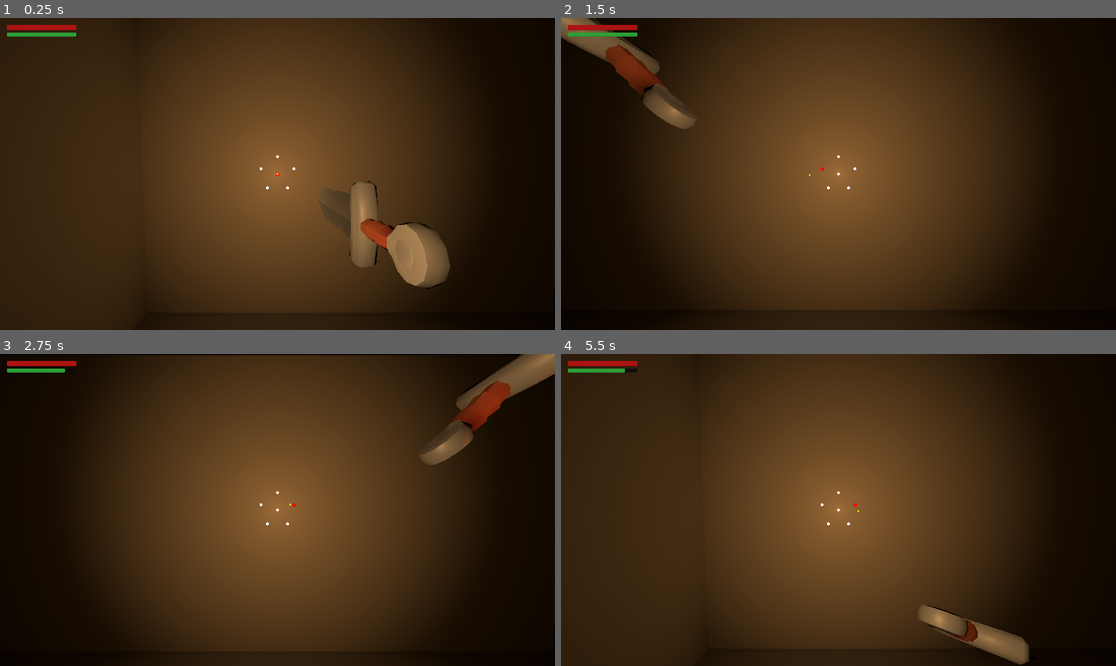
Above: before the commit, frames 1-4 (two rows, left to right).
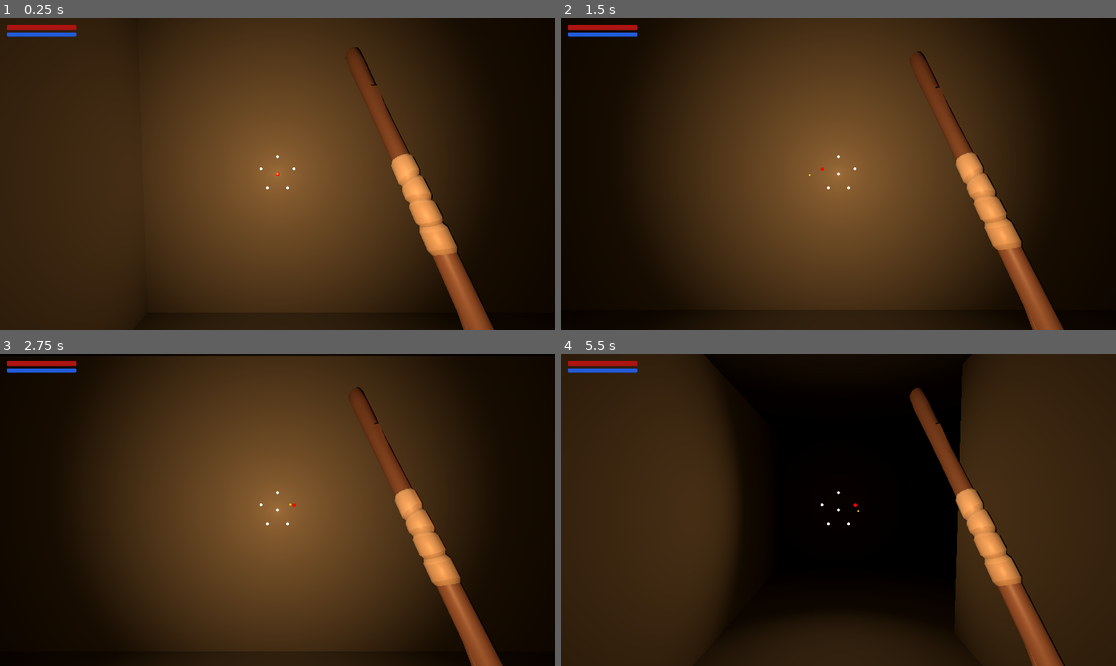
Above: after the commit, the same moments.

Repository: MendelDdS/pdc-godot
Game: Godot game, scene res://scenes/main.tscn
Two runs of this game, one before a commit and one after it. Both use one fixed random seed, a clock stepped at 60 frames per second and the inputs below.
Inputs (mouse positions are in pixels of both pictures, inside the frame that each line leads up to):
- Up to frame 1 (0.25 s): no input
- Up to frame 2 (1.5 s): move the mouse to (866, 174) at 0.52 s; hold D (Right strafe) 0.53-1.28 s; click (866, 174) at 0.6 s; tap Enter at 1.25 s; move the mouse to (810, 174) at 1.27 s; hold Down (Back) from 1.28 s (still down); tap Up (Foward) at 1.35 s
- Up to frame 3 (2.75 s): click (249, 510) at 1.55 s; move the mouse to (288, 503) at 2.02 s; release Down (Back) at 2.03 s; hold D (Right strafe) from 2.03 s (still down); click (288, 503) at 2.1 s
- Up to frame 4 (5.5 s): move the mouse to (832, 516) at 2.77 s; right-click (832, 516) at 2.85 s; click (832, 516) at 3.05 s; move the mouse to (877, 513) at 3.52 s; release D (Right strafe) at 3.53 s; hold A (Left strafe) 3.53-5.03 s; click (877, 513) at 3.6 s; move the mouse to (794, 506) at 4.27 s; tap Up (Foward) at 4.35 s; click (794, 506) at 4.55 s; move the mouse to (844, 510) at 5.02 s; hold Down (Back) from 5.03 s (still down); click (844, 510) at 5.1 s

The runs differ from the first frame. In frame 1, 6.5% of the frame differs, in the area x 1-90%, y 4-100%; in frame 2, 6.0%; in frame 3, 6.4%; in frame 4, 58%, in the area x 1-100%, y 0-100%.

Commit message:
fix(#0000): more combat adjusments

Diff:
--- /dev/null
+++ b/resources/classes/mage.tres
@@ -0,0 +1,14 @@
+[gd_resource type="Resource" script_class="ClassData" load_steps=3 format=3]
+
+[ext_resource type="Script" path="res://resources/scripts/class_data.gd" id="1_class"]
+[ext_resource type="PackedScene" path="res://scenes/actors/items/weapons/simple_staff.tscn" id="2_weapon"]
+
+[resource]
+script = ExtResource("1_class")
+display_name = "Mage"
+class_kind = "Mage"
+starting_weapon_scene = ExtResource("2_weapon")
+strength = 8
+dexterity = 10
+vigor = 9
+intelligence = 13
--- /dev/null
+++ b/resources/classes/warrior.tres
@@ -0,0 +1,14 @@
+[gd_resource type="Resource" script_class="ClassData" load_steps=3 format=3]
+
+[ext_resource type="Script" path="res://resources/scripts/class_data.gd" id="1_class"]
+[ext_resource type="PackedScene" path="res://scenes/actors/items/weapons/simple_sword.tscn" id="2_weapon"]
+
+[resource]
+script = ExtResource("1_class")
+display_name = "Warrior"
+class_kind = "Warrior"
+starting_weapon_scene = ExtResource("2_weapon")
+strength = 12
+dexterity = 10
+vigor = 12
+intelligence = 8
--- /dev/null
+++ b/resources/enemies/common_enemy.tres
@@ -0,0 +1,18 @@
+[gd_resource type="Resource" script_class="EnemyData" load_steps=2 format=3]
+
+[ext_resource type="Script" path="res://resources/scripts/enemy_data.gd" id="1_enemy"]
+
+[resource]
+script = ExtResource("1_enemy")
+enemy_name = "Common Enemy"
+max_health = 100
+attack_damage = 5
+attack_windup = 0.35
+attack_cooldown = 1.0
+stun_duration = 1.4
+vision_range_tiles = 4
+move_duration = 0.7
+predicted_sword_block_chance = 0.75
+unpredicted_sword_block_chance = 0.2
+magic_dodge_chance = 0.45
+critical_magic_dodge_chance = 0.2
--- /dev/null
+++ b/resources/scripts/class_data.gd
@@ -0,0 +1,10 @@
+extends Resource
+class_name ClassData
+
+@export var display_name: String = "Class"
+@export_enum("Warrior", "Mage") var class_kind: String = "Warrior"
+@export var starting_weapon_scene: PackedScene
+@export var strength: int = 10
+@export var dexterity: int = 10
+@export var vigor: int = 10
+@export var intelligence: int = 10
--- /dev/null
+++ b/resources/scripts/enemy_data.gd
@@ -0,0 +1,15 @@
+extends Resource
+class_name EnemyData
+
+@export var enemy_name: String = "Enemy"
+@export var max_health: int = 100
+@export var attack_damage: int = 5
+@export var attack_windup: float = 0.35
+@export var attack_cooldown: float = 1.0
+@export var stun_duration: float = 1.4
+@export var vision_range_tiles: int = 4
+@export var move_duration: float = 0.7
+@export_range(0.0, 1.0, 0.05) var predicted_sword_block_chance: float = 0.75
+@export_range(0.0, 1.0, 0.05) var unpredicted_sword_block_chance: float = 0.2
+@export_range(0.0, 1.0, 0.05) var magic_dodge_chance: float = 0.45
+@export_range(0.0, 1.0, 0.05) var critical_magic_dodge_chance: float = 0.2
--- /dev/null
+++ b/resources/scripts/spell_data.gd
@@ -0,0 +1,14 @@
+extends Resource
+class_name SpellData
+
+@export var spell_name: String = "Spell"
+@export var pattern: Array[int] = []
+@export var mana_cost: float = 20.0
+@export var damage_range: Vector2i = Vector2i(2, 5)
+@export var critical_damage_range: Vector2i = Vector2i(6, 10)
+@export var spell_range: float = 18.0
+@export var critical_max_time: float = 0.3
+
+func roll_damage(critical: bool = false) -> int:
+	var damage := critical_damage_range if critical else damage_range
+	return randi_range(damage.x, damage.y)
--- /dev/null
+++ b/resources/scripts/weapon_data.gd
@@ -0,0 +1,15 @@
+extends Resource
+class_name WeaponData
+
+@export var weapon_name: String = "Weapon"
+@export_enum("Sword", "Staff") var weapon_kind: String = "Sword"
+@export var attack_damage_range: Vector2i = Vector2i(2, 5)
+@export var critical_attack_damage_range: Vector2i = Vector2i(6, 10)
+@export var magic_range: float = 18.0
+@export var texture_path: String = ""
+
+func roll_attack_damage() -> int:
+	return randi_range(attack_damage_range.x, attack_damage_range.y)
+
+func roll_critical_attack_damage() -> int:
+	return randi_range(critical_attack_damage_range.x, critical_attack_damage_range.y)
--- /dev/null
+++ b/resources/spells/arcane_bolt.tres
@@ -0,0 +1,13 @@
+[gd_resource type="Resource" script_class="SpellData" load_steps=2 format=3]
+
+[ext_resource type="Script" path="res://resources/scripts/spell_data.gd" id="1_spell"]
+
+[resource]
+script = ExtResource("1_spell")
+spell_name = "Arcane Bolt"
+pattern = Array[int]([1, 2, 3])
+mana_cost = 22.0
+damage_range = Vector2i(4, 8)
+critical_damage_range = Vector2i(10, 15)
+spell_range = 22.0
+critical_max_time = 0.28
--- /dev/null
+++ b/resources/spells/spark.tres
@@ -0,0 +1,13 @@
+[gd_resource type="Resource" script_class="SpellData" load_steps=2 format=3]
+
+[ext_resource type="Script" path="res://resources/scripts/spell_data.gd" id="1_spell"]
+
+[resource]
+script = ExtResource("1_spell")
+spell_name = "Spark"
+pattern = Array[int]([5, 1, 2])
+mana_cost = 18.0
+damage_range = Vector2i(3, 6)
+critical_damage_range = Vector2i(8, 12)
+spell_range = 18.0
+critical_max_time = 0.3
--- /dev/null
+++ b/resources/spells/stone_hook.tres
@@ -0,0 +1,13 @@
+[gd_resource type="Resource" script_class="SpellData" load_steps=2 format=3]
+
+[ext_resource type="Script" path="res://resources/scripts/spell_data.gd" id="1_spell"]
+
+[resource]
+script = ExtResource("1_spell")
+spell_name = "Stone Hook"
+pattern = Array[int]([4, 0, 3])
+mana_cost = 26.0
+damage_range = Vector2i(6, 9)
+critical_damage_range = Vector2i(13, 18)
+spell_range = 16.0
+critical_max_time = 0.32
--- /dev/null
+++ b/resources/weapons/quality_staff.tres
@@ -0,0 +1,12 @@
+[gd_resource type="Resource" script_class="WeaponData" load_steps=2 format=3]
+
+[ext_resource type="Script" path="res://resources/scripts/weapon_data.gd" id="1_weapon"]
+
+[resource]
+script = ExtResource("1_weapon")
+weapon_name = "Quality Staff"
+weapon_kind = "Staff"
+attack_damage_range = Vector2i(4, 7)
+critical_attack_damage_range = Vector2i(10, 15)
+magic_range = 24.0
+texture_path = ""
--- /dev/null
+++ b/resources/weapons/quality_sword.tres
@@ -0,0 +1,11 @@
+[gd_resource type="Resource" script_class="WeaponData" load_steps=2 format=3]
+
+[ext_resource type="Script" path="res://resources/scripts/weapon_data.gd" id="1_weapon"]
+
+[resource]
+script = ExtResource("1_weapon")
+weapon_name = "Quality Sword"
+weapon_kind = "Sword"
+attack_damage_range = Vector2i(4, 7)
+critical_attack_damage_range = Vector2i(10, 15)
+texture_path = ""
--- /dev/null
+++ b/resources/weapons/simple_staff.tres
@@ -0,0 +1,12 @@
+[gd_resource type="Resource" script_class="WeaponData" load_steps=2 format=3]
+
+[ext_resource type="Script" path="res://resources/scripts/weapon_data.gd" id="1_weapon"]
+
+[resource]
+script = ExtResource("1_weapon")
+weapon_name = "Simple Staff"
+weapon_kind = "Staff"
+attack_damage_range = Vector2i(2, 5)
+critical_attack_damage_range = Vector2i(6, 10)
+magic_range = 18.0
+texture_path = ""
--- /dev/null
+++ b/resources/weapons/simple_sword.tres
@@ -0,0 +1,11 @@
+[gd_resource type="Resource" script_class="WeaponData" load_steps=2 format=3]
+
+[ext_resource type="Script" path="res://resources/scripts/weapon_data.gd" id="1_weapon"]
+
+[resource]
+script = ExtResource("1_weapon")
+weapon_name = "Simple Sword"
+weapon_kind = "Sword"
+attack_damage_range = Vector2i(2, 5)
+critical_attack_damage_range = Vector2i(6, 10)
+texture_path = "res://assets/weapons/knight_texture.png"
--- a/scenes/actors/enemies/enemy.gd
+++ b/scenes/actors/enemies/enemy.gd
@@ -3,6 +3,7 @@
 
 enum State { IDLE, CHASE, ATTACK, STUNNED, DEAD }
 
+@export var enemy_data: EnemyData
 @export var attack_damage: int = 5
 @export var attack_windup: float = 0.35
 @export var attack_cooldown: float = 1.0
@@ -45,6 +46,7 @@
 var predicted_sword_guards: Array[int] = []
 
 func _ready() -> void:
+	_apply_enemy_data()
 	add_to_group("enemies")
 	health_component.entity_died.connect(_enemy_died)
 	health_component.damage_taken.connect(_on_damage_taken)
@@ -55,6 +57,23 @@
 	base_global_position = global_position
 	base_body_position = body.position
 	base_body_rotation_degrees = body.rotation_degrees
+
+func _apply_enemy_data() -> void:
+	if enemy_data == null:
+		return
+
+	attack_damage = enemy_data.attack_damage
+	attack_windup = enemy_data.attack_windup
+	attack_cooldown = enemy_data.attack_cooldown
+	stun_duration = enemy_data.stun_duration
+	vision_range_tiles = enemy_data.vision_range_tiles
+	move_duration = enemy_data.move_duration
+	predicted_sword_block_chance = enemy_data.predicted_sword_block_chance
+	unpredicted_sword_block_chance = enemy_data.unpredicted_sword_block_chance
+	magic_dodge_chance = enemy_data.magic_dodge_chance
+	critical_magic_dodge_chance = enemy_data.critical_magic_dodge_chance
+	if health_component != null:
+		health_component.max_health = enemy_data.max_health
 
 func _physics_process(delta: float) -> void:
 	if state == State.DEAD:
@@ -319,7 +338,7 @@
 	label.global_position = start_pos
 	label.scale = Vector3.ONE * (1.25 if critical else 1.0)
 
-	var tween := create_tween()
+	var tween := label.create_tween()
 	tween.set_trans(Tween.TRANS_QUAD).set_ease(Tween.EASE_OUT)
 	tween.tween_property(label, "global_position", start_pos + Vector3(0.0, 1.05 if critical else 0.82, 0.0), 0.56)
 	tween.parallel().tween_property(label, "scale", Vector3.ONE * 0.9, 0.56)
@@ -403,7 +422,7 @@
 	var origin := label.global_position
 	label.scale = Vector3.ONE * 1.08
 
-	var tween := create_tween()
+	var tween := label.create_tween()
 	tween.set_trans(Tween.TRANS_LINEAR).set_ease(Tween.EASE_IN_OUT)
 	for i in 20:
 		var offset := Vector3(0.0, randf_range(-0.08, 0.08), randf_range(-0.1, 0.1))
@@ -438,7 +457,7 @@
 	var peak := origin + lateral * 0.32 + Vector3(0.0, 0.62, 0.0)
 	var end := origin + lateral * 1.05 + Vector3(0.0, -0.22, 0.0)
 
-	var tween := create_tween()
+	var tween := label.create_tween()
 	tween.set_trans(Tween.TRANS_QUAD).set_ease(Tween.EASE_OUT)
 	tween.tween_method(func(progress: float) -> void:
 		label.global_position = _quadratic_bezier(origin, peak, end, progress)
@@ -453,7 +472,7 @@
 	_face_label_to_camera(label)
 	label.position += Vector3(0.0, 0.12, 0.0)
 
-	var tween := create_tween()
+	var tween := label.create_tween()
 	tween.set_trans(Tween.TRANS_SINE).set_ease(Tween.EASE_IN_OUT)
 	for i in 3:
 		tween.tween_property(label, "rotation:z", deg_to_rad(25.0), 0.09)
--- a/scenes/actors/enemies/enemy.tscn
+++ b/scenes/actors/enemies/enemy.tscn
@@ -2,6 +2,7 @@
 
 [ext_resource type="PackedScene" uid="uid://b3yxp8nmtcyi" path="res://scenes/components/health_component.tscn" id="1_g3nra"]
 [ext_resource type="Script" uid="uid://cj1haeprxtrx2" path="res://scenes/actors/enemies/enemy.gd" id="1_tiqlc"]
+[ext_resource type="Resource" path="res://resources/enemies/common_enemy.tres" id="3_enemy_data"]
 
 [sub_resource type="CapsuleMesh" id="CapsuleMesh_gejs6"]
 
@@ -17,6 +18,7 @@
 [node name="Enemy" type="CharacterBody3D" unique_id=996212000]
 collision_layer = 2
 script = ExtResource("1_tiqlc")
+enemy_data = ExtResource("3_enemy_data")
 
 [node name="HealthComponent" parent="." unique_id=1503925823 instance=ExtResource("1_g3nra")]
 max_health = 25
--- a/scenes/actors/items/weapons/quality_staff.tscn
+++ b/scenes/actors/items/weapons/quality_staff.tscn
@@ -2,9 +2,11 @@
 
 [ext_resource type="PackedScene" uid="uid://bjruuv55yataa" path="res://assets/weapons/quality_staff.gltf" id="1_lslqd"]
 [ext_resource type="Script" uid="uid://csb17m6npbl6g" path="res://scenes/actors/items/weapons/sword_params.gd" id="2_staff_params"]
+[ext_resource type="Resource" path="res://resources/weapons/quality_staff.tres" id="3_weapon_data"]
 
 [node name="quality_staff" unique_id=1304813432 instance=ExtResource("1_lslqd")]
 script = ExtResource("2_staff_params")
+weapon_data = ExtResource("3_weapon_data")
 weapon_name = "Quality Staff"
 weapon_kind = "Staff"
 attack_damage_range = Vector2i(4, 7)
--- a/scenes/actors/items/weapons/quality_sword.tscn
+++ b/scenes/actors/items/weapons/quality_sword.tscn
@@ -2,9 +2,11 @@
 
 [ext_resource type="Script" uid="uid://csb17m6npbl6g" path="res://scenes/actors/items/weapons/sword_params.gd" id="1_8u7mh"]
 [ext_resource type="PackedScene" uid="uid://d2jo3vq11lffm" path="res://assets/weapons/sword_2handed_color.gltf" id="1_yfooe"]
+[ext_resource type="Resource" path="res://resources/weapons/quality_sword.tres" id="3_weapon_data"]
 
 [node name="QualitySword" type="Node3D" unique_id=1550525600]
 script = ExtResource("1_8u7mh")
+weapon_data = ExtResource("3_weapon_data")
 weapon_name = "Quality Sword"
 weapon_kind = "Sword"
 attack_damage_range = Vector2i(4, 7)
--- a/scenes/actors/items/weapons/simple_staff.tscn
+++ b/scenes/actors/items/weapons/simple_staff.tscn
@@ -2,9 +2,11 @@
 
 [ext_resource type="PackedScene" uid="uid://366uxy1d68o3" path="res://assets/weapons/simple_staff.gltf" id="1_rlbs4"]
 [ext_resource type="Script" uid="uid://csb17m6npbl6g" path="res://scenes/actors/items/weapons/sword_params.gd" id="2_staff_params"]
+[ext_resource type="Resource" path="res://resources/weapons/simple_staff.tres" id="3_weapon_data"]
 
 [node name="SimpleStaff" unique_id=1746945806 instance=ExtResource("1_rlbs4")]
 script = ExtResource("2_staff_params")
+weapon_data = ExtResource("3_weapon_data")
 weapon_name = "Simple Staff"
 weapon_kind = "Staff"
 attack_damage_range = Vector2i(2, 5)
--- a/scenes/actors/items/weapons/simple_sword.tscn
+++ b/scenes/actors/items/weapons/simple_sword.tscn
@@ -2,9 +2,11 @@
 
 [ext_resource type="PackedScene" uid="uid://cf14h0qiv07kv" path="res://assets/weapons/sword_1handed.gltf" id="1_7i6l3"]
 [ext_resource type="Script" uid="uid://csb17m6npbl6g" path="res://scenes/actors/items/weapons/sword_params.gd" id="2_6n2of"]
+[ext_resource type="Resource" path="res://resources/weapons/simple_sword.tres" id="3_weapon_data"]
 
 [node name="SimpleSword" type="Node3D" unique_id=1100445161]
 script = ExtResource("2_6n2of")
+weapon_data = ExtResource("3_weapon_data")
 weapon_name = "Simple Sword"
 weapon_kind = "Sword"
 attack_damage_range = Vector2i(2, 5)
--- a/scenes/actors/items/weapons/sword_params.gd
+++ b/scenes/actors/items/weapons/sword_params.gd
@@ -1,6 +1,7 @@
 extends Node3D
 class_name Weapon
 
+@export var weapon_data: WeaponData
 @export var weapon_name: String = "Simple Sword"
 @export_enum("Sword", "Staff") var weapon_kind: String = "Sword"
 @export var attack_damage_range: Vector2i = Vector2i(2, 5)
@@ -16,6 +17,7 @@
 var pickup_time: float = 0.0
 
 func _ready() -> void:
+	_apply_weapon_data()
 	set_pickup_enabled(is_pickup)
 	var mesh_instance := _find_first_mesh_instance(self)
 	if mesh_instance == null:
@@ -57,22 +59,41 @@
 	return load(scene_file_path) as PackedScene
 
 func roll_attack_damage() -> int:
+	if weapon_data != null:
+		return weapon_data.roll_attack_damage()
 	return randi_range(attack_damage_range.x, attack_damage_range.y)
 
 func roll_critical_attack_damage() -> int:
+	if weapon_data != null:
+		return weapon_data.roll_critical_attack_damage()
 	return randi_range(critical_attack_damage_range.x, critical_attack_damage_range.y)
 
 func get_magic_range() -> float:
+	if weapon_data != null:
+		return weapon_data.magic_range
 	return magic_range
 
 func get_weapon_kind() -> String:
+	if weapon_data != null:
+		return weapon_data.weapon_kind
 	return weapon_kind
 
 func is_sword() -> bool:
-	return weapon_kind == "Sword"
+	return get_weapon_kind() == "Sword"
 
 func is_staff() -> bool:
-	return weapon_kind == "Staff"
+	return get_weapon_kind() == "Staff"
+
+func _apply_weapon_data() -> void:
+	if weapon_data == null:
+		return
+
+	weapon_name = weapon_data.weapon_name
+	weapon_kind = weapon_data.weapon_kind
+	attack_damage_range = weapon_data.attack_damage_range
+	critical_attack_damage_range = weapon_data.critical_attack_damage_range
+	magic_range = weapon_data.magic_range
+	texture_path = weapon_data.texture_path
 
 func _find_first_mesh_instance(node: Node) -> MeshInstance3D:
 	if node is MeshInstance3D:
--- a/scenes/actors/player/player.gd
+++ b/scenes/actors/player/player.gd
@@ -6,11 +6,18 @@
 enum PlayerClass { WARRIOR, MAGE }
 
 const BASE_STAT_VALUE: int = 10
+const DEFAULT_MAGE_SPELLS: Array[SpellData] = [
+	preload("res://resources/spells/spark.tres"),
+	preload("res://resources/spells/arcane_bolt.tres"),
+	preload("res://resources/spells/stone_hook.tres")
+]
 
 @export_group("Setup")
+@export var class_data: ClassData
 @export var player_class: PlayerClass = PlayerClass.MAGE
 @export var warrior_starting_weapon_scene: PackedScene
 @export var mage_starting_weapon_scene: PackedScene
+@export var mage_spells: Array[SpellData] = []
 
 @export_group("Progression")
 @export var level: int = 1
@@ -91,6 +98,8 @@
 var active_attack_is_critical: bool = false
 var active_attack_context: Dictionary = {}
 var queued_magic_is_critical: bool = false
+var queued_magic_spell: SpellData = null
+var active_magic_spell: SpellData = null
 var can_attack: bool = true
 var stamina: float = 100.0
 var mana: float = 100.0
@@ -114,6 +123,7 @@
 	health_component.damage_taken.connect(_on_take_damage)
 
 	combat_ui.direction_changed.connect(_on_combat_direction_changed)
+	_apply_class_data()
 	_recalculate_stats()
 	stamina = max_stamina
 	mana = max_mana
@@ -157,14 +167,12 @@
 
 	if _is_using_staff():
 		if Input.is_action_just_pressed("Item Action") and _can_start_attack_input() and not is_defending:
-			if _has_mana_for_spell():
-				active_weapon_combat.start_draw(combat_ui.current_direction)
-			else:
-				_flash_mana_denied()
+			active_weapon_combat.start_draw(combat_ui.current_direction)
 		elif Input.is_action_just_released("Item Action") and active_weapon_combat.is_drawing():
 			var cast_result: Dictionary = active_weapon_combat.finish_draw()
-			if cast_result["valid"] and _consume_mana(spell_mana_cost):
+			if cast_result["valid"] and _consume_mana(float(cast_result["mana_cost"])):
 				queued_magic_is_critical = cast_result["critical"]
+				queued_magic_spell = cast_result["spell"]
 				perform_attack()
 			elif cast_result["valid"]:
 				_flash_mana_denied()
@@ -288,6 +296,21 @@
 	_update_resources_ui()
 	return true
 
+func _apply_class_data() -> void:
+	if class_data == null:
+		return
+
+	player_class = PlayerClass.MAGE if class_data.class_kind == "Mage" else PlayerClass.WARRIOR
+	strength = class_data.strength
+	dexterity = class_data.dexterity
+	vigor = class_data.vigor
+	intelligence = class_data.intelligence
+	if class_data.starting_weapon_scene != null:
+		if player_class == PlayerClass.MAGE:
+			mage_starting_weapon_scene = class_data.starting_weapon_scene
+		else:
+			warrior_starting_weapon_scene = class_data.starting_weapon_scene
+
 func apply_level_up(
 	strength_gain: int = 0,
 	dexterity_gain: int = 0,
@@ -354,7 +377,9 @@
 	is_attacking = true
 	can_attack = false
 	active_attack_is_critical = _consume_critical_attack_window() or _consume_weapon_combo_critical() or (queued_magic_is_critical if _is_using_staff() else false)
+	active_magic_spell = queued_magic_spell if _is_using_staff() else null
 	queued_magic_is_critical = false
+	queued_magic_spell = null
 	melee_ray.enabled = true
 
 	var attack_data: Dictionary = active_weapon_combat.build_attack_data(active_attack_is_critical)
@@ -408,6 +433,7 @@
 	is_attacking = false
 	melee_ray.enabled = false
 	active_attack_is_critical = false
+	active_magic_spell = null
 	active_attack_context.clear()
 	if active_weapon_combat != null:
 		active_weapon_combat.on_attack_finished(next_stance)
@@ -494,6 +520,9 @@
 		health.take_damage(damage)
 
 func _get_current_magic_range() -> float:
+	if active_magic_spell != null:
+		return active_magic_spell.spell_range
+
 	if current_weapon != null and current_weapon.has_method("get_magic_range"):
 		return current_weapon.get_magic_range()
 
@@ -501,6 +530,10 @@
 
 func _get_current_attack_damage() -> int:
 	var damage: int
+	if _is_using_staff() and active_magic_spell != null:
+		damage = active_magic_spell.roll_damage(active_attack_is_critical)
+		return max(0, damage + _get_current_damage_bonus())
+
 	if current_weapon == null:
 		damage = DEFAULT_CRITICAL_ATTACK_DAMAGE if active_attack_is_critical else DEFAULT_ATTACK_DAMAGE
 		return max(0, damage + _get_current_damage_bonus())
@@ -586,6 +619,8 @@
 		return
 	if _get_current_weapon_kind() == "Sword" and "attack_speed_rate" in active_weapon_combat:
 		active_weapon_combat.attack_speed_rate = sword_attack_speed_rate
+	if _get_current_weapon_kind() == "Staff" and active_weapon_combat.has_method("set_spells"):
+		active_weapon_combat.set_spells(mage_spells if not mage_spells.is_empty() else DEFAULT_MAGE_SPELLS)
 
 func _get_current_weapon_kind() -> String:
 	if current_weapon != null and current_weapon.has_method("get_weapon_kind"):
--- a/scenes/actors/player/staff_combat.gd
+++ b/scenes/actors/player/staff_combat.gd
@@ -11,16 +11,11 @@
 const BREATH_FREQ: float = 1.3
 const BREATH_POS_AMOUNT: Vector3 = Vector3(0.014, 0.024, 0.01)
 const BREATH_ROT_AMOUNT: Vector3 = Vector3(0.65, 0.25, 0.55)
-const MAGIC_CRITICAL_MAX_TIME: float = 0.3
-const MAGIC_SPELL_PATTERNS: Array[Array] = [
-	[5, 1, 2],
-	[1, 2, 3],
-	[4, 0, 3]
-]
 
 var combat_ui: CombatUI
 var weapon_pivot: Node3D
 var camera: Camera3D
+var spells: Array[SpellData] = []
 
 var drawing: bool = false
 var draw_invalid: bool = false
@@ -34,6 +29,9 @@
 	combat_ui = ui
 	weapon_pivot = pivot
 	camera = player_camera
+
+func set_spells(value: Array[SpellData]) -> void:
+	spells = value.duplicate()
 
 func is_drawing() -> bool:
 	return drawing
@@ -55,18 +53,25 @@
 		return {"valid": false, "critical": false}
 
 	var released_msec := Time.get_ticks_msec()
-	var matched_pattern_start := _get_matched_pattern_start()
-	var valid_cast := matched_pattern_start >= 0 and not draw_invalid
+	var spell_match := _get_matched_spell_info()
+	var spell: SpellData = spell_match["spell"]
+	var matched_pattern_start: int = spell_match["start"]
+	var valid_cast := spell != null and not draw_invalid
 	var cast_duration := _sequence_duration_from(matched_pattern_start, released_msec) if valid_cast else 999.0
-	var critical := valid_cast and cast_duration <= MAGIC_CRITICAL_MAX_TIME
-	print("Magic sequence drawn: ", sequence, " duration: ", cast_duration, " max: ", MAGIC_CRITICAL_MAX_TIME, " critical: ", critical)
+	var critical := valid_cast and cast_duration <= spell.critical_max_time
+	print("Magic sequence drawn: ", sequence, " spell: ", spell.spell_name if spell != null else "none", " duration: ", cast_duration, " critical: ", critical)
 
 	_clear_draw()
 	if not valid_cast:
 		_return_staff_to_idle()
 		_play_fizzle_feedback()
 
-	return {"valid": valid_cast, "critical": critical}
+	return {
+		"valid": valid_cast,
+		"critical": critical,
+		"spell": spell,
+		"mana_cost": spell.mana_cost if spell != null else 0.0
+	}
 
 func record_direction(dir_index: int) -> void:
 	if not drawing:
@@ -303,8 +308,9 @@
 		_:
 			return Vector2.ZERO
 
-func _get_matched_pattern_start() -> int:
-	for pattern in MAGIC_SPELL_PATTERNS:
+func _get_matched_spell_info() -> Dictionary:
+	for spell in spells:
+		var pattern := spell.pattern
 		if sequence.size() < pattern.size():
 			continue
 		var offset := sequence.size() - pattern.size()
@@ -314,8 +320,8 @@
 				matches = false
 				break
 		if matches:
-			return offset
-	return -1
+			return {"spell": spell, "start": offset}
+	return {"spell": null, "start": -1}
 
 func _sequence_duration_from(start_index: int, released_msec: int) -> float:
 	if start_index < 0 or sequence_times.size() < start_index + 1:
--- a/scenes/main.tscn
+++ b/scenes/main.tscn
@@ -7,6 +7,5 @@
 script = ExtResource("1_o5qli")
 
 [node name="Player" parent="." unique_id=2122427803 instance=ExtResource("2_0wfyh")]
-player_class = 0
 
 [node name="LevelContainer" type="Node3D" parent="." unique_id=1605950127]
Not shown, added: resources/scripts/class_data.gd.uid
Not shown, added: resources/scripts/enemy_data.gd.uid
Not shown, added: resources/scripts/spell_data.gd.uid
Not shown, added: resources/scripts/weapon_data.gd.uid
